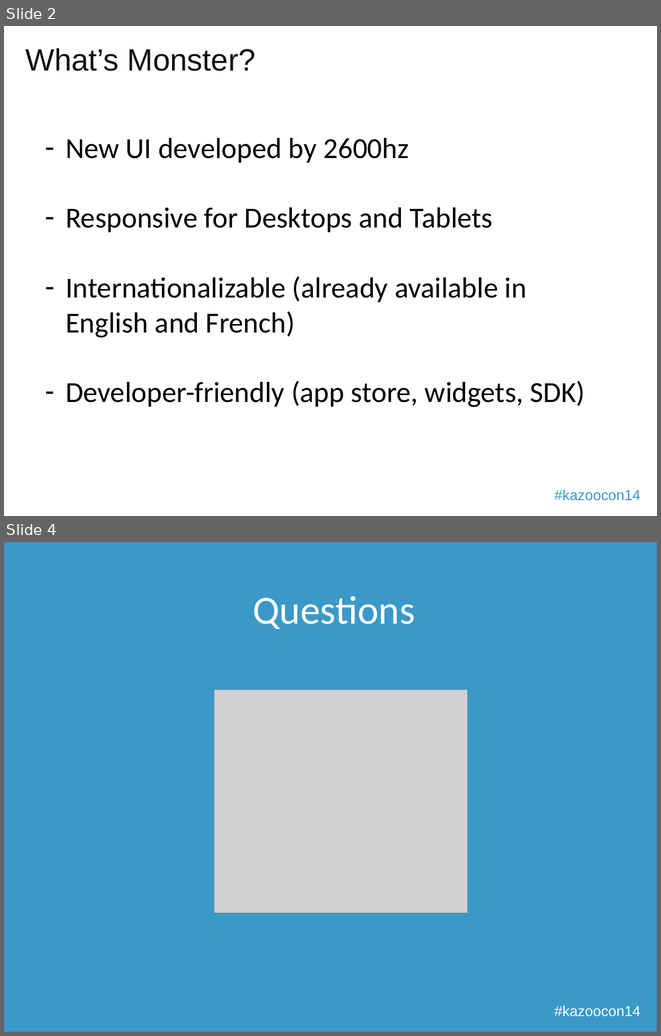
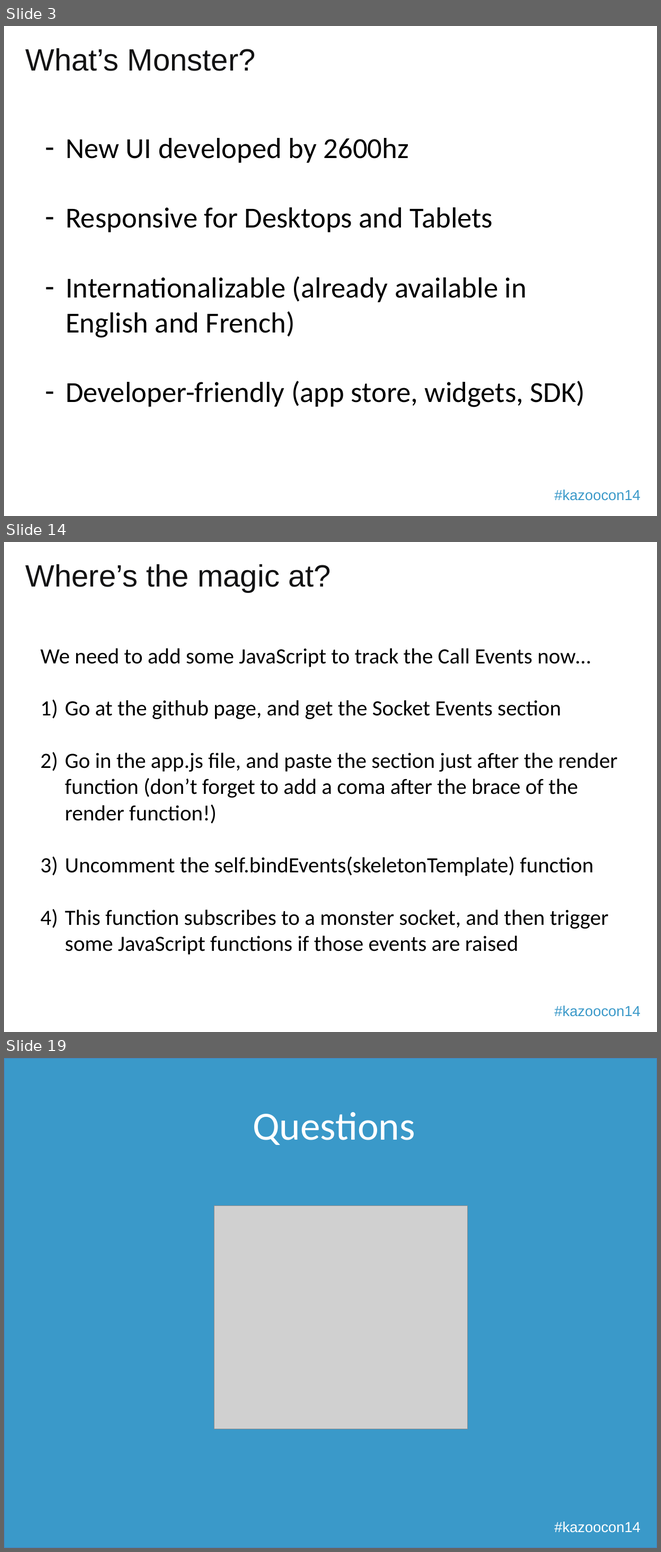
Before and after one commit to 2600hz/monster-ui, a slide deck: apps/demo_done/presentation.pptx. Shown one above the other, each under a label of ours: slides 2 and 4 before the commit, slides 3, 14 and 19 after it; the slides between them are not shown. The pictures are 661x1036 and 661x1552 pixels, drawn with LibreOffice and Linux fonts; fonts in the diff are those of the drawing; grey boxes stand for pictures; background and template pictures are left out; a plain dark background stands for a picture behind light text. Boxes give left, top, right and bottom in pixels: in the first picture for what was removed or moved away, otherwise in the second. Text is boxed around its words. In the diff, an @@ line names an element or a change of style, - is before the commit and + after.

```diff
--- a/apps/demo_done/presentation.pptx
+++ b/apps/demo_done/presentation.pptx
@@ slide 14 added at <box>4,542,657,1032</box>, background picture (left out); not listed: 1 template element that a slide beside it also shows @@
@@ title added at <box>25,564,331,592</box>, 34 pt, text #121213 @@
+Where’s the magic at?
@@ text added at <box>41,648,618,954</box>, 24 pt, text #000000 @@
+We need to add some JavaScript to track the Call Events now…
+1) Go at the github page, and get the Socket Events section
+2) Go in the app.js file, and paste the section just after the render function (don’t forget to add a coma after the brace of the render function!)
+3) Uncomment the self.bindEvents(skeletonTemplate) function
+4) This function subscribes to a monster socket, and then trigger some JavaScript functions if those events are raised
@@ what was slide 2 is now slide 3 @@
@@ what was slide 4 is now slide 19 @@
```
Also in this commit, not shown: 2 slides changed, 15 other slides added, 1 slide removed.
